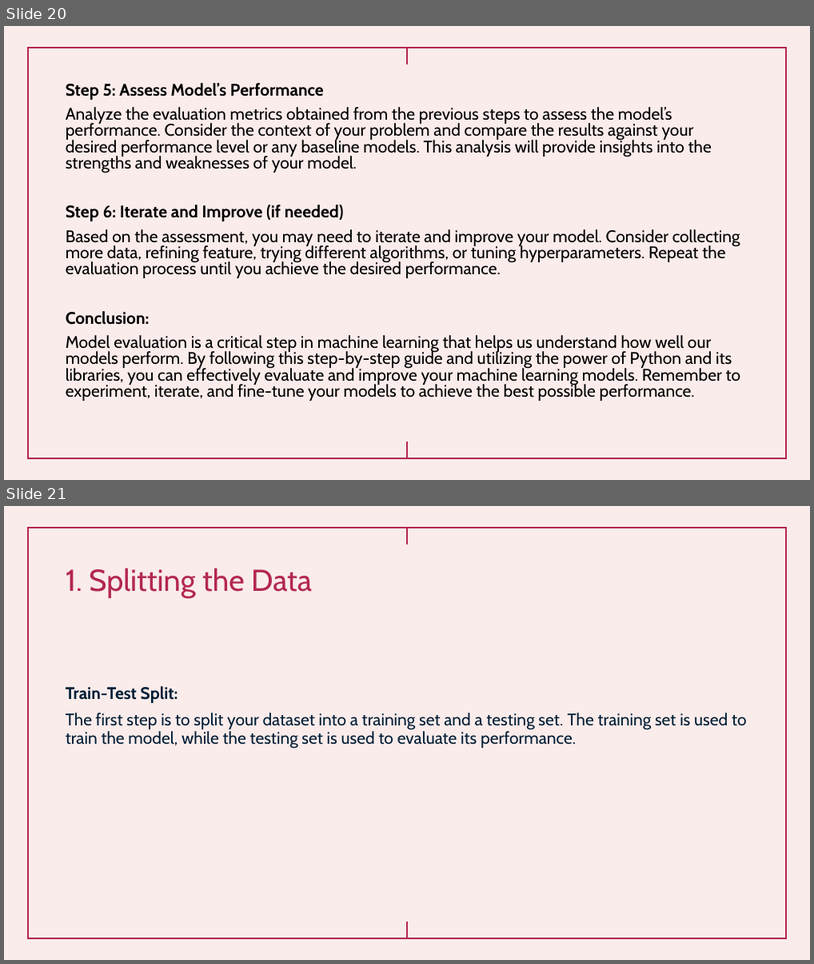
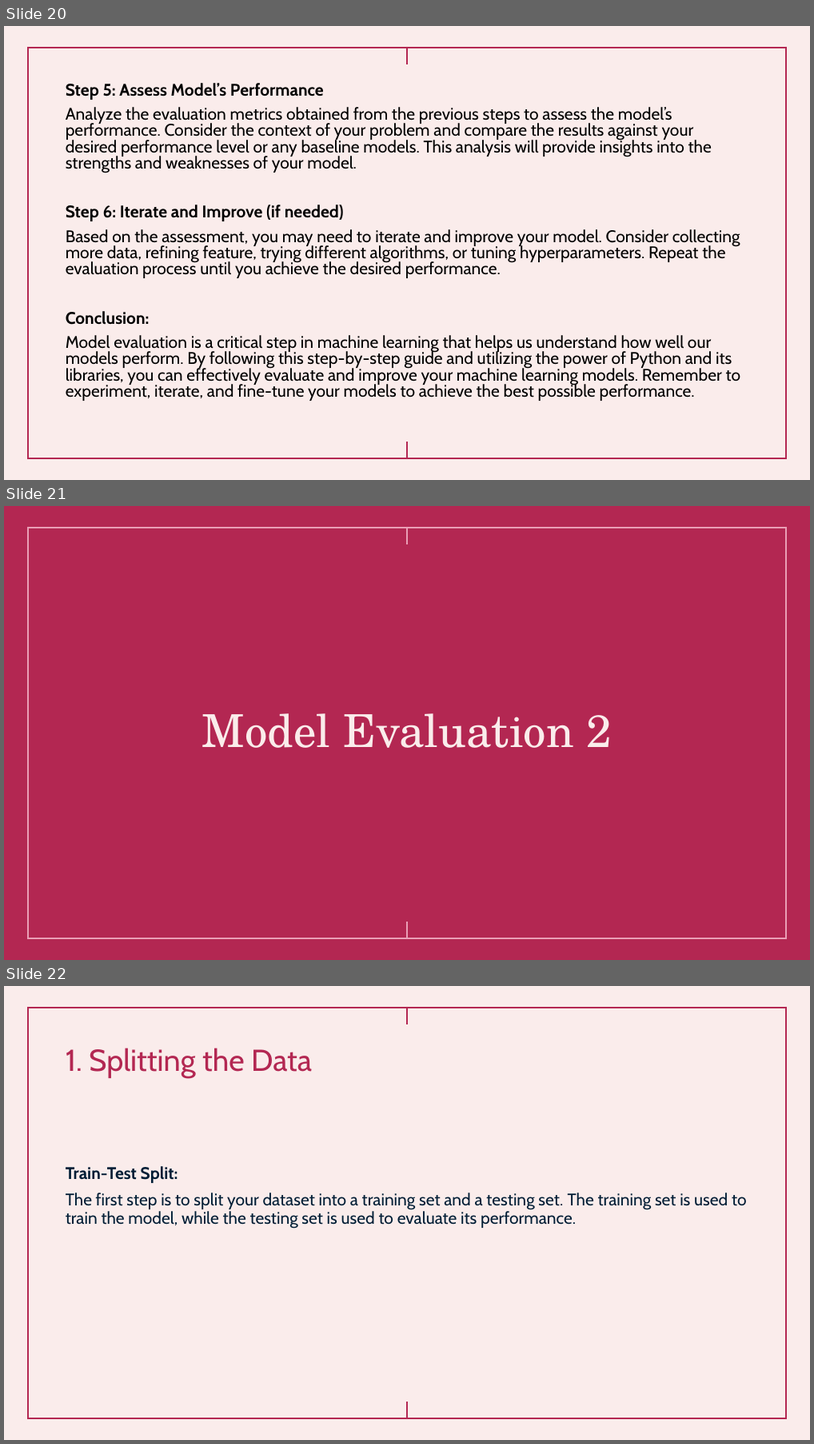
Before and after one commit to shawna-tuli-silicon-valley/uci-ics-bi-and-data-science, a slide deck: presentations/BI Analysis Week 5.pptx. Shown one above the other, each under a label of ours: slides 20 and 21 before the commit, slides 20, 21 and 22 after it. The pictures are 814x964 and 814x1444 pixels, drawn with LibreOffice and Linux fonts; fonts in the diff are those of the drawing. Boxes give left, top, right and bottom in pixels: in the first picture for what was removed or moved away, otherwise in the second. Text is boxed around its words. In the diff, an @@ line names an element or a change of style, - is before the commit and + after.

```diff
--- a/presentations/BI Analysis Week 5.pptx
+++ b/presentations/BI Analysis Week 5.pptx
@@ slide 21 added at bbox=[4, 506, 810, 960], background #B32752; not listed: 3 template elements that a slide beside it also shows @@
@@ rectangle added at bbox=[28, 528, 787, 938], outline #EA9FB6 2.25 pt @@
@@ line added from (407, 544) to (407, 528), #EA9FB6 2.25 pt @@
@@ title added at bbox=[202, 713, 613, 748], 54 pt, text #FAECEB @@
+Model Evaluation 2
@@ line added from (407, 938) to (407, 922), #EA9FB6 2.25 pt @@
@@ what was slide 21 is now slide 22 @@
```
